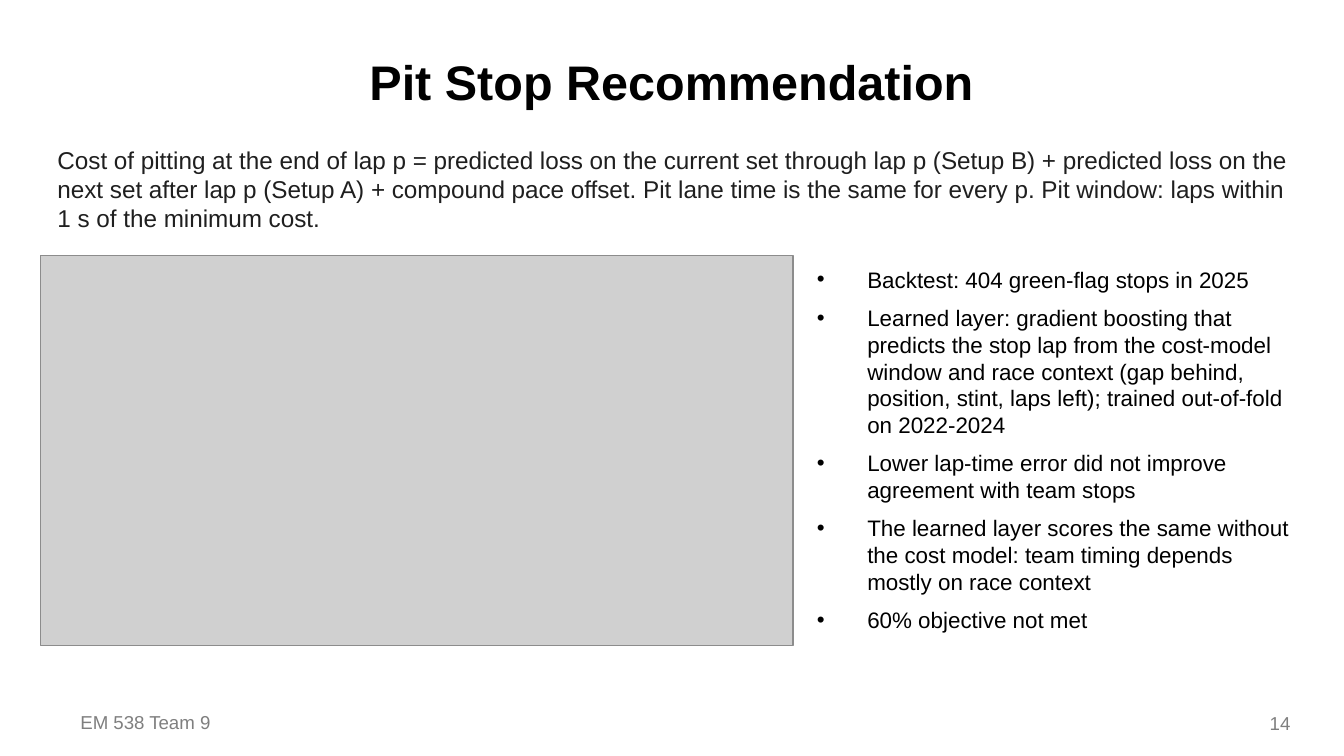
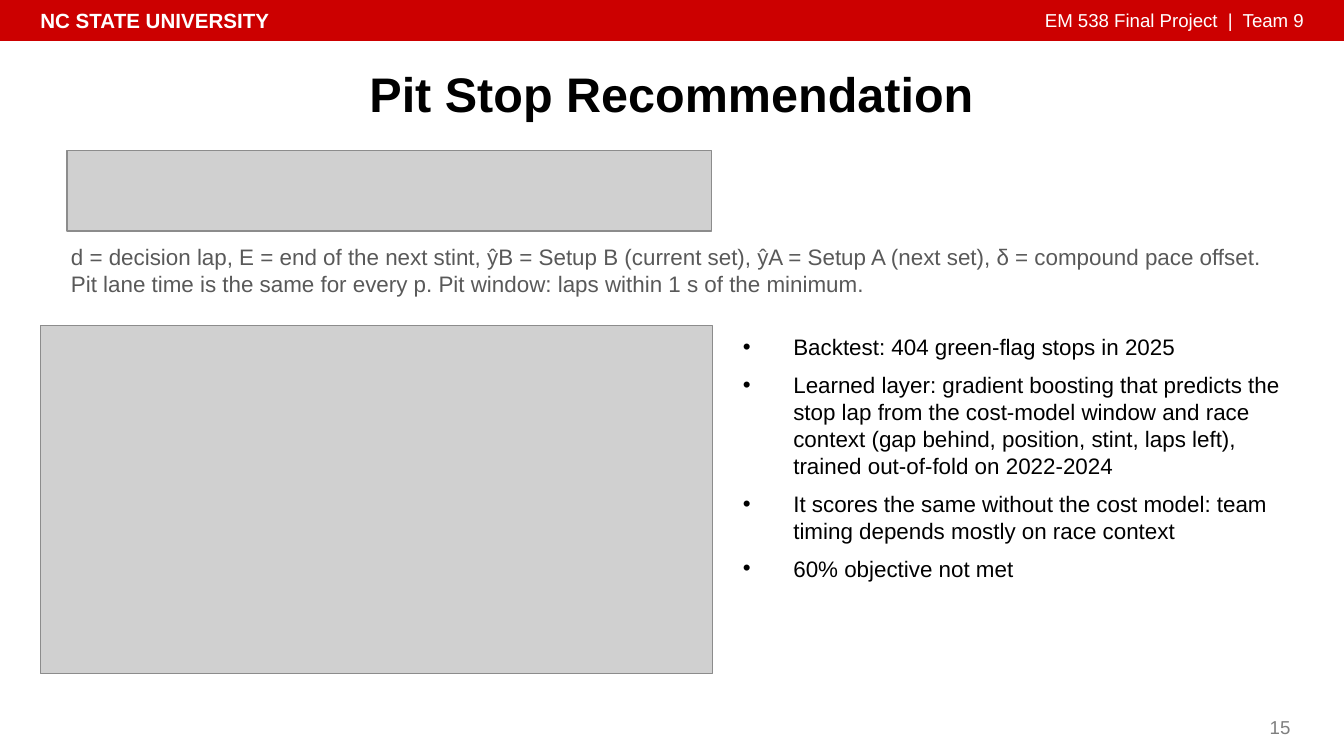
Before and after one commit to isaiahnick/f1-tire-degradation, a slide deck: slide 15 of reports/presentation/PitWall_Final_Presentation.pptx (slide 14 before the commit). Drawn at 1344x756 pixels with LibreOffice and Linux fonts; fonts in the diff are those of the drawing; grey boxes stand for pictures. Boxes give left, top, right and bottom in pixels: in the first picture for what was removed or moved away, otherwise in the second. Text is boxed around its words. In the diff, an @@ line names an element or a change of style, - is before the commit and + after.

```diff
--- a/reports/presentation/PitWall_Final_Presentation.pptx
+++ b/reports/presentation/PitWall_Final_Presentation.pptx
@@ rectangle added at (0, 0, 1344, 40), fill #CC0000, outline #CC0000 1 pt @@
@@ text added at (40, 13, 269, 29), 11 pt, text #FFFFFF, bold @@
+NC STATE UNIVERSITY
@@ text at (1045, 13, 1303, 31): text changed; text colour #7F7F7F to #FFFFFF @@
-EM 538 Team 9
+EM 538 Final Project | Team 9
@@ title "Pit Stop Recommendation": place and size @@
-title "Pit Stop Recommendation" at (369, 65, 973, 109)
+title "Pit Stop Recommendation" at (369, 77, 973, 121)
@@ picture added at (67, 151, 712, 231) @@
@@ text at (71, 248, 1261, 297): text changed; size 13 to 12 pt; text colour #1F1F1F to #595959 @@
-Cost of pitting at the end of lap p = predicted loss on the current set through lap p (Setup B) + predicted loss on the next set after lap p (Setup A) + compound pace offset. Pit lane time is the same for every p. Pit window: laps within 1 s of the minimum cost.
+d = decision lap, E = end of the next stint, ŷB = Setup B (current set), ŷA = Setup A (next set), δ = compound pace offset. Pit lane time is the same for every p. Pit window: laps within 1 s of the minimum.
@@ picture: place and size @@
-picture at (40, 255, 793, 645)
+picture at (40, 325, 712, 673)
@@ text "Backtest: 404 green-flag stops in ...": place and size @@
-text "Backtest: 404 green-flag stops in ..." at (867, 271, 1289, 633)
+text "Backtest: 404 green-flag stops in ..." at (793, 338, 1279, 582)
@@ text at (793, 376, 1279, 544): text changed @@
-• Learned layer: gradient boosting that predicts the stop lap from the cost-model window and race context (gap behind, position, stint, laps left); trained out-of-fold on 2022-2024
-• Lower lap-time error did not improve agreement with team stops
-• The learned layer scores the same without the cost model: team timing depends mostly on race context
+• Learned layer: gradient boosting that predicts the stop lap from the cost-model window and race context (gap behind, position, stint, laps left), trained out-of-fold on 2022-2024
+• It scores the same without the cost model: team timing depends mostly on race context
@@ page number removed at (1270, 717, 1291, 730) @@
-14
@@ page number added at (1270, 721, 1291, 734), 10 pt, text #7F7F7F @@
+15
```
Also in this commit, not shown: 17 other slides changed, 1 slide added, 9 other files.
